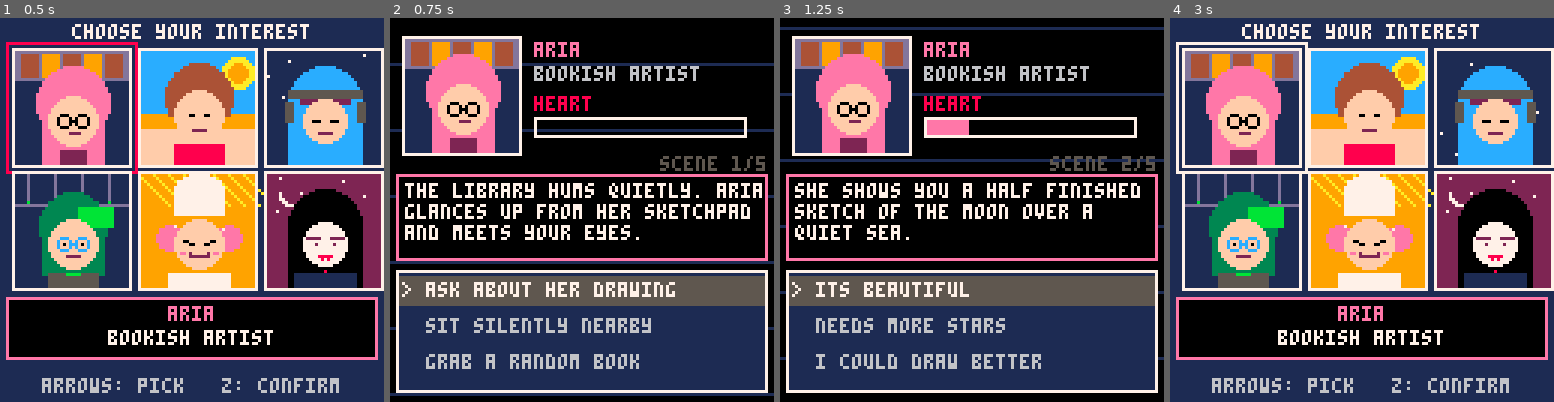
Above: before the commit, frames 1-4 (left to right).
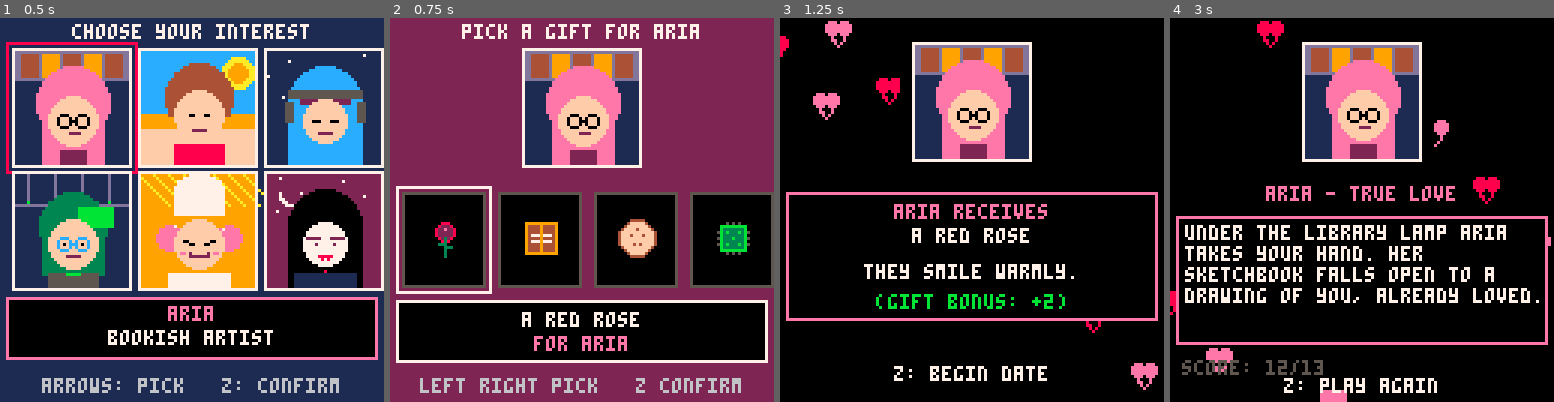
Above: after the commit, the same moments.

Repository: RubenTipparach/tic-labs
Game: PICO-8 cartridge games/pico8-dating-sim/cart.p8
Same seed, same stepped clock (60 frames per second), same inputs: the game is played once before the commit and once after it.
Inputs:
- Up to frame 1 (0.5 s): tap X (X key) at 0.33 s
- Up to frame 2 (0.75 s): tap O (Z key) at 0.7 s
- Up to frame 3 (1.25 s): tap X (X key) at 1.07 s
- Up to frame 4 (3 s): hold Right 1.6-2.1 s; tap O (Z key) every 0.4 s from 1.7 to 2.9 s; tap X (X key) at 1.85, 2.97 s; hold Up 2.15-2.42 s; hold Right from 2.47 s (still down)

Frame 1 is identical in both runs. In frame 2, 88% of the frame differs, in the area x 0-100%, y 0-100%; in frame 3, 60%; in frame 4, 83%.

Commit message:
add gift-giving step to pixel hearts
After picking your crush, you now choose one of four gifts (a red
rose, a thick book, a sweet snack, or a tiny gadget) and see a
short reaction screen before the date begins. Each character has
preferences, so a great match adds +3 hearts and a bad one can
subtract 1, making the dialogue scoring more strategic.

Each gift has a small drawn icon; the chosen gift also shows next
to the heart bar during play. Score is now out of 13 and ending
thresholds are retuned: just-friends <=4, friendship <=7, special
<=10, true love >=11.

Diff:
--- a/games/pico8-dating-sim/cart.p8
+++ b/games/pico8-dating-sim/cart.p8
@@ -12,6 +12,23 @@
  {nm="kai",col=11,sub="cool engineer"},
  {nm="mei",col=9,sub="cheerful baker"},
  {nm="nox",col=2,sub="moonlit occultist"}
+}
+
+gifts={
+ {nm="a red rose"},
+ {nm="a thick book"},
+ {nm="a sweet snack"},
+ {nm="a tiny gadget"}
+}
+
+-- gift_pts[char_idx][gift_idx]
+gift_pts={
+ {2,3,0,-1},
+ {0,1,3,2},
+ {2,1,1,1},
+ {1,2,1,3},
+ {2,1,3,0},
+ {3,2,-1,0}
 }
 
 scenes={}
@@ -199,6 +216,8 @@
 score=0
 flash=0
 t=0
+gift_sel=1
+gift_idx=1
 
 function _init() end
 
@@ -215,7 +234,23 @@
   if btnp(2) and sel>3 then sel=sel-3 sfx(0) end
   if btnp(3) and sel<=3 then sel=sel+3 sfx(0) end
   if btnp(4) or btnp(5) then
-   who=sel state="play" sc=1 score=0 sel=1 sfx(1)
+   who=sel state="gift" sc=1 score=0 sel=1 gift_sel=1 sfx(1)
+  end
+ elseif state=="gift" then
+  if btnp(0) then gift_sel=gift_sel-1 if gift_sel<1 then gift_sel=4 end sfx(0) end
+  if btnp(1) then gift_sel=gift_sel+1 if gift_sel>4 then gift_sel=1 end sfx(0) end
+  if btnp(4) or btnp(5) then
+   gift_idx=gift_sel
+   local pts=gift_pts[who][gift_idx]
+   score+=pts
+   if pts>=2 then sfx(2) flash=20
+   elseif pts<0 then sfx(3)
+   else sfx(1) end
+   state="gift_react"
+  end
+ elseif state=="gift_react" then
+  if btnp(4) or btnp(5) then
+   state="play" sel=1 sfx(1)
   end
  elseif state=="play" then
   local s=scenes[who][sc]
@@ -240,6 +275,8 @@
 function _draw()
  if state=="title" then draw_title()
  elseif state=="select" then draw_select()
+ elseif state=="gift" then draw_gift_pick()
+ elseif state=="gift_react" then draw_gift_react()
  elseif state=="play" then draw_play()
  elseif state=="ending" then draw_ending()
  end
@@ -298,6 +335,94 @@
  pcen(chars[sel].nm,96,chars[sel].col)
  pcen(chars[sel].sub,104,7)
  pcen("arrows: pick   z: confirm",120,6)
+end
+
+function draw_gift_icon(i,x,y)
+ if i==1 then
+  circfill(x,y-2,3,8)
+  circfill(x,y-2,2,2)
+  pset(x,y-3,14)
+  line(x,y,x,y+6,3)
+  line(x-2,y+2,x,y+1,3)
+  line(x+2,y+3,x,y+2,3)
+ elseif i==2 then
+  rectfill(x-5,y-5,x+5,y+5,4)
+  rect(x-5,y-5,x+5,y+5,9)
+  line(x,y-4,x,y+4,9)
+  line(x-3,y-1,x-1,y-1,7)
+  line(x+1,y-1,x+3,y-1,7)
+  line(x-3,y+1,x-1,y+1,7)
+  line(x+1,y+1,x+3,y+1,7)
+ elseif i==3 then
+  circfill(x,y,6,4)
+  circfill(x,y,5,15)
+  pset(x-2,y-1,4)
+  pset(x+1,y+2,4)
+  pset(x,y-3,4)
+  pset(x+2,y-1,4)
+  pset(x-1,y+2,4)
+ else
+  rectfill(x-4,y-4,x+4,y+4,3)
+  rect(x-4,y-4,x+4,y+4,11)
+  pset(x-2,y-2,11)
+  pset(x+2,y-2,11)
+  pset(x-2,y+2,11)
+  pset(x+2,y+2,11)
+  pset(x,y,11)
+  for k=-2,2,2 do
+   pset(x-5,y+k,5) pset(x+5,y+k,5)
+   pset(x+k,y-5,5) pset(x+k,y+5,5)
+  end
+ end
+end
+
+function draw_gift_pick()
+ cls(2)
+ pcen("pick a gift for "..chars[who].nm,2,7)
+ draw_portrait(who,44,10)
+ for i=1,4 do
+  local x=4+(i-1)*32
+  local y=58
+  rectfill(x,y,x+27,y+31,0)
+  rect(x,y,x+27,y+31,5)
+  draw_gift_icon(i,x+14,y+15)
+  if gift_sel==i then
+   rect(x-2,y-2,x+29,y+33,7+(t\10)%2)
+  end
+ end
+ rectfill(2,94,125,114,0)
+ rect(2,94,125,114,7)
+ pcen(gifts[gift_sel].nm,98,7)
+ pcen("for "..chars[who].nm,106,chars[who].col)
+ pcen("left right pick   z confirm",120,6)
+end
+
+function draw_gift_react()
+ cls(0)
+ for k=0,8 do
+  pheart(flr((k*17+t/3)%140)-6,flr((k*19+sin(t/90+k)*6)%128),k%2==0 and 14 or 8)
+ end
+ local c=chars[who]
+ rectfill(40,4,87,52,0)
+ draw_portrait(who,44,8)
+ rectfill(2,58,125,100,0)
+ rect(2,58,125,100,c.col)
+ pcen(c.nm.." receives",62,c.col)
+ pcen(gifts[gift_idx].nm,70,7)
+ local pts=gift_pts[who][gift_idx]
+ local reaction
+ if pts>=3 then reaction="they absolutely light up!"
+ elseif pts==2 then reaction="they smile warmly."
+ elseif pts==1 then reaction="they nod politely."
+ elseif pts==0 then reaction="they shrug a little."
+ else reaction="they frown at it."
+ end
+ pcen(reaction,82,7)
+ local sign=pts>=0 and "+" or ""
+ pcen("(gift bonus: "..sign..pts..")",92,pts>=2 and 11 or (pts<0 and 8 or 6))
+ if (t\30)%2==0 then
+  pcen("z: begin date",116,7)
+ end
 end
 
 function draw_portrait(i,x,y)
@@ -498,11 +623,13 @@
  print(c.sub,48,16,6)
  print("heart",48,26,8)
  rect(48,33,118,39,7)
- local pct=mid(0,score,10)/10
+ local pct=mid(0,score,13)/13
  if pct>0 then
   rectfill(49,34,49+pct*68,38,(flash>0 and (t%2==0)) and 14 or 8)
  end
  print("scene "..sc.."/5",90,46,5)
+ -- gift indicator
+ draw_gift_icon(gift_idx,124,46)
  rectfill(2,52,125,80,0)
  rect(2,52,125,80,c.col)
  local s=scenes[who][sc]
@@ -531,11 +658,11 @@
  rectfill(40,4,87,52,0)
  draw_portrait(who,44,8)
  local et,etxt
- if score<=3 then
+ if score<=4 then
   et="just friends?" etxt=endings[who].b
- elseif score<=6 then
+ elseif score<=7 then
   et="warm friendship" etxt=endings[who].o
- elseif score<=8 then
+ elseif score<=10 then
   et="something special" etxt=endings[who].g
  else
   et="true love" etxt=endings[who].t
@@ -544,7 +671,7 @@
  rectfill(2,66,125,108,0)
  rect(2,66,125,108,c.col)
  pwrap(etxt,5,69,7,30)
- print("score: "..score.."/10",4,114,5)
+ print("score: "..score.."/13",4,114,5)
  if (t\30)%2==0 then
   pcen("z: play again",120,7)
  end
